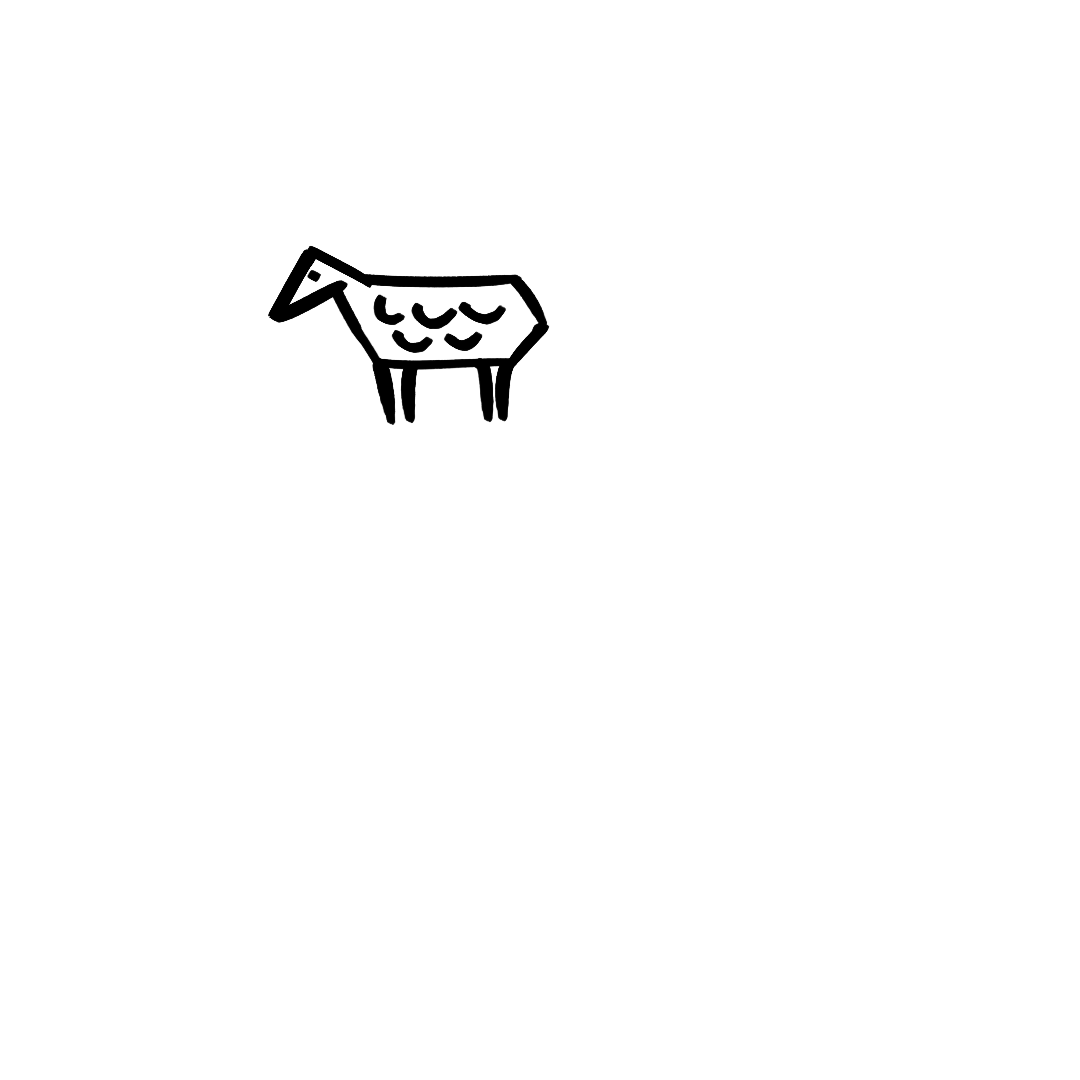
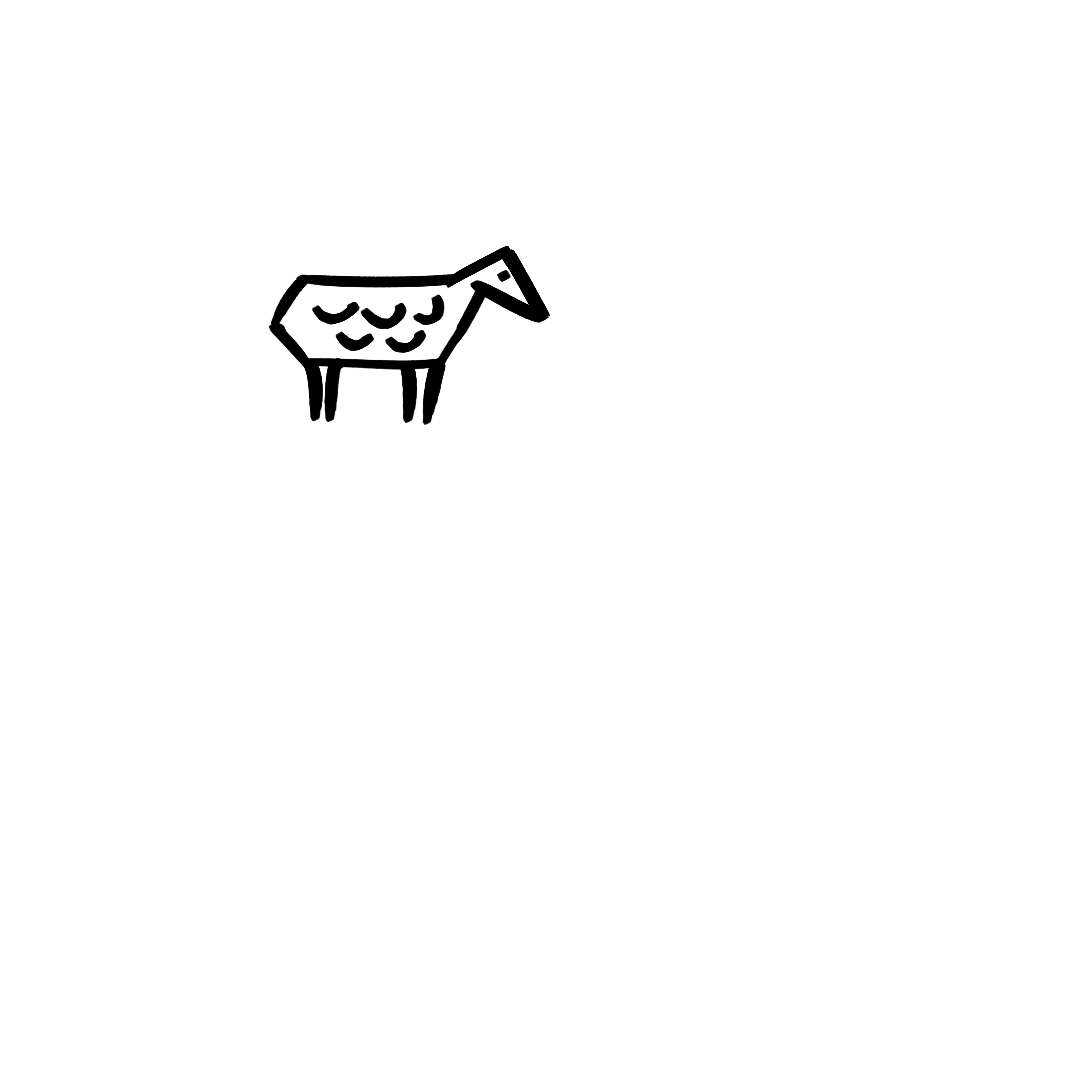
Comparing the layer stacks of the two 1080px x 1080px images. Changes:
painted on "Leg B R" over 303, 360, 515, 422
painted on "Leg B L" over 324, 357, 494, 423
painted on "Leg F R" over 399, 368, 419, 424
painted on "Leg F L" over 372, 357, 446, 425
painted on "Body O" over 268, 274, 550, 370
painted on "Body B" over 274, 280, 544, 366
painted on "Head O" over 268, 245, 550, 347
painted on "Head B" over 286, 252, 532, 334
